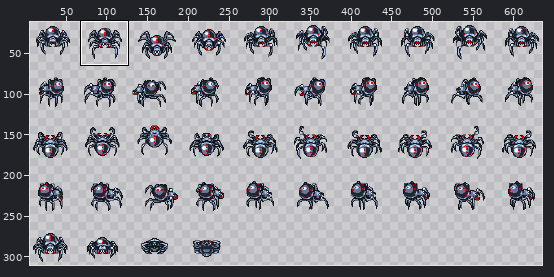
A sprite sheet gets an edit: public/assets/enemies/spider.png. Above: a wide view before the commit, with the close-up outlined.
Close-up. Earlier state:
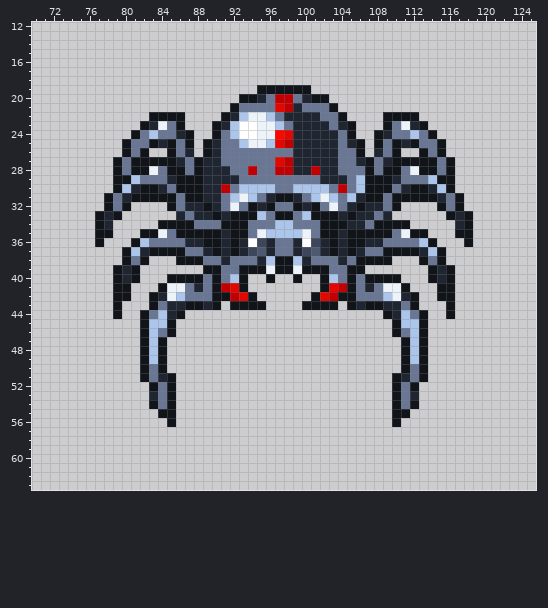
The file is 640x320 pixels. Colours within 5 levels of each other are drawn and written as one. Shown: x 70..125, y 12..63. The wide view leaves out empty margins.
The same view after the edit:
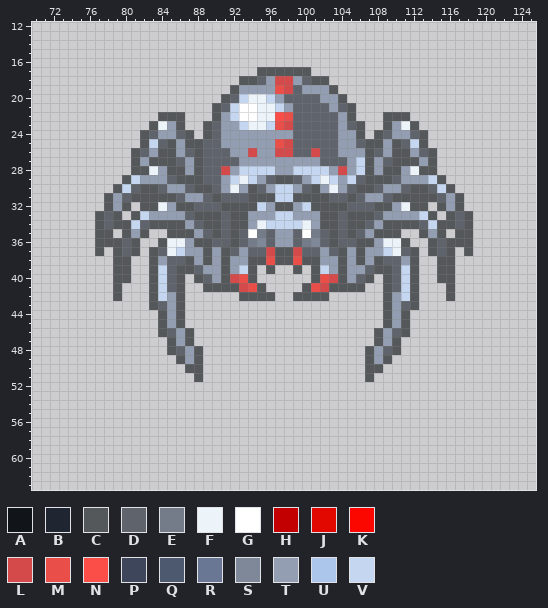
Palette (. is transparent): A #11151a  B #1f2632  C #55585b  D #5f646c  E #747b89  F #ecf4fa  G #ffffff  H #c30001  J #e20800  K #fb0700  L #d44949  M #ea4e49  N #fc4e49  P #3d465a  Q #4c596f  R #697794  S #7f8898  T #949eb2  U #acc5ea  V #c4d6f0
Change:
@@ x 70..125 @@
 16 ........................................................
-17 ........................................................
-18 ........................................................
-19 .........................AAAAAA.........................
-20 .......................AABRHHRBAA.......................
-21 ......................ARRRRJHBRRRA......................
-22 .............AAAA....ABUFFURBBBBRRA....AAAA.............
-23 ............ABFRA...ABUGGFFURBBBBRBA...ARFBA............
-24 ...........ARURRBA..ARUGGFFKJBBBBBRA..ABRRURA...........
-25 ..........ARRABARA.ABRRUFFUJHBBBBBRBA.ARABARRA..........
-26 ..........ARA..ARB.ABRRRRRRRRBBBBBRRA.BRA..ARA..........
-27 .........ARAAAAABRABBRRRRRRJHBBBBBRRBARBAAAAARA.........
-28 .........ARAAFRAARABBBRRHRRHHBBHBBRRRARAARFAARA.........
-29 .........AAURRRBAAABBBBRRRRRRRRRBBBRUAAABRRRUAA.........
-30 .........AUBAABRAAABBHRUUUURRUUUURHRUAAARBAABUA.........
-31 ........ARBAAAAARAABBRUFURBAABRUFURUBAARAAAAABRA........
-32 ........ARA....ARBBABRFRABARRABARFRBABBRA....ARA........
-33 .......ABA......BRBBABAAAURAARUAAABABBRB......ABA.......
-34 .......AB.....AAAARRRAAARRRUURRRAAABBRAAAA.....BA.......
-35 .......AA...AAFRAAAAABAARFUUUUFRAABAAAAARFAA...AA.......
-36 .......A...AURRRRBBAABABGPBRRBGPBABAABBRRRRUA...A.......
-37 ..........AUBAAAARRBABABPQBRRBPQBABABRRAAAABUA..........
-38 ..........ARA...AAARRBRRRBUAAUBRRRBRAAAA...ARA..........
-39 .........ABA.......AARRAAAFAAFAAARRAA.......ABA.........
-40 .........ABA...AAAARARUA..A..A..AURARAAAA...ABA.........
-41 .........AA...AFFRBRAHJA........AJHARBRFFA...AA.........
-42 .........AA..ABFURRRAAHJA......AJHAARRRUFBA..AA.........
-43 .........A...ARBBAABA.AAAA....AAAA.ABAABBRA...A.........
-44 .........A..ARUBA......................ABURA..A.........
-45 ............AUUA........................AUUA............
-46 ............AURA........................ARUA............
-47 ............AUA..........................AUA............
-48 ............AUA..........................AUA............
-49 ............AUA..........................AUA............
-50 ............ARA..........................ARA............
-51 ............ARBA........................ABRA............
-52 .............ARA........................ARA.............
-53 .............BRA........................ARB.............
-54 .............ARA........................ARA.............
-55 ..............AA........................AA..............
-56 ...............A........................A...............
+17 .........................CCCCCC.........................
+18 .......................CCDTLLTDCC.......................
+19 ......................CTTTTMLDTTTC......................
+20 .....................CDVFFVTDDDDTTC.....................
+21 ....................CDVGGFFVTDDDDTDC....................
+22 ..............CCC...CTVGGFFNMDDDDDTC...CCC..............
+23 .............CFTC..CDTTVFFVMLDDDDDTDC..CTFC.............
+24 ............CDTTDC.CDTTTTTTTTDDDDDTTC.CDTTDC............
+25 ............CVDCTCCDDTTTTTTMLDDDDDTTDCCTCDVC............
+26 ...........CDTCCTDCDDDTTLTTLLDDLDDTTTCDTCCTDC...........
+27 ...........CTCCCDTCDDDDTTTTTTTTTDDDTVCTDCCCTC...........
+28 ...........CCFTCCTCDDLTVVVVTTVVVVTLTVCTCCTFCC...........
+29 ..........CVTTTDCCCDDTVFVTDCCDTVFVTVDCCCDTTTVC..........
+30 .........CVDCCDTTDCCDTFTCDTVVTDCTFTDCCDTTDCCDVC.........
+31 ........CTDCCCCCDTTDCDDDCCCVVCCCCDDCDTTDCCCCCDTC........
+32 ........CTC.CCFTCCDDDCCCCVTCCTVCCCCDDDCCTFCC.CTC........
+33 .......CDC.CVTTTTDCCCDCCTTTVVTTTCCDCCCDTTTTVC.CDC.......
+34 .......CDCCVDCCCCTDCCDCCTFVVVVFTCCDCCDTCCCCDVCCDC.......
+35 .......CC.CTC..CCCTDCDCDGEDTTDGEDCDCDTCCC..CTC.CC.......
+36 .......CCCDC..CFFTCCDDCDESDTTDESDCDDCCTFFC..CDCCC.......
+37 .......C.CDC.CDFVTTCTCDTDDLCCLDDTDCTCTTVFDC.CDC.C.......
+38 .........CC..CTDDCTCTCTTCCMCCMCCTTCTCTCDDTC..CC.........
+39 .........CC..CVDCCDTTCTVC.C..C.CVTCTTDCCDVC..CC.........
+40 .........CC..CVDC.CDTCLMC......CMLCTDC.CDVC..CC.........
+41 .........C...CVDC..CCCCLMC....CMLCCCC..CDVC...C.........
+42 .........C...CVTC......CCCC..CCCC......CTVC...C.........
+43 .............CDTC......................CTDC.............
+44 ..............CTC......................CTC..............
+45 ..............CTC......................CTC..............
+46 ..............CDTC....................CTDC..............
+47 ...............CTC....................CTC...............
+48 ...............CDTC..................CTDC...............
+49 ................CTC..................CTC................
+50 .................CC..................CC.................
+51 ..................C..................C..................
+52 ........................................................
+53 ........................................................
+54 ........................................................
+55 ........................................................
+56 ........................................................
 57 ........................................................
Pixel boxes of the changes (left, top, right, bottom) in both close-ups:
changed: (95, 67, 473, 427)
